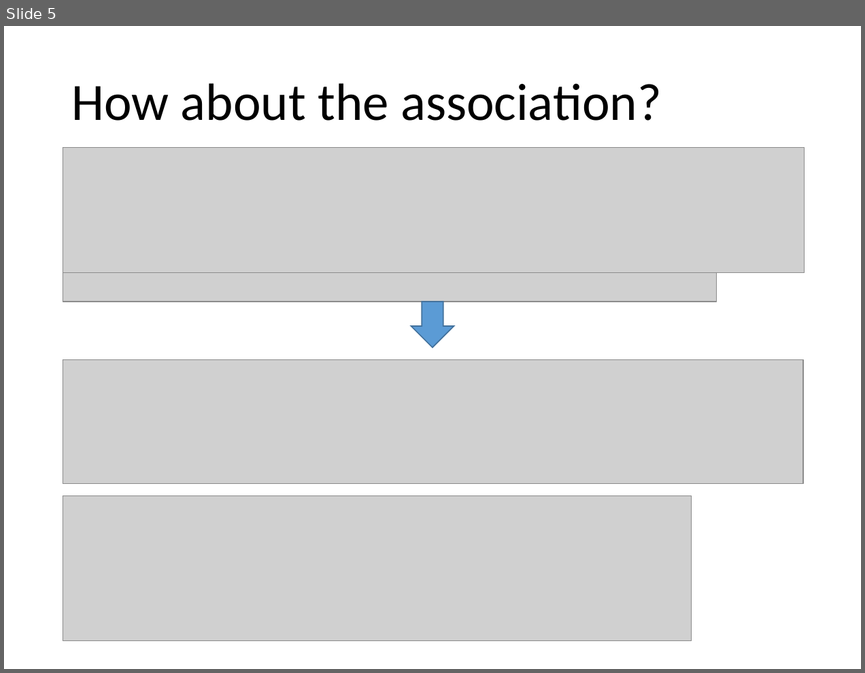
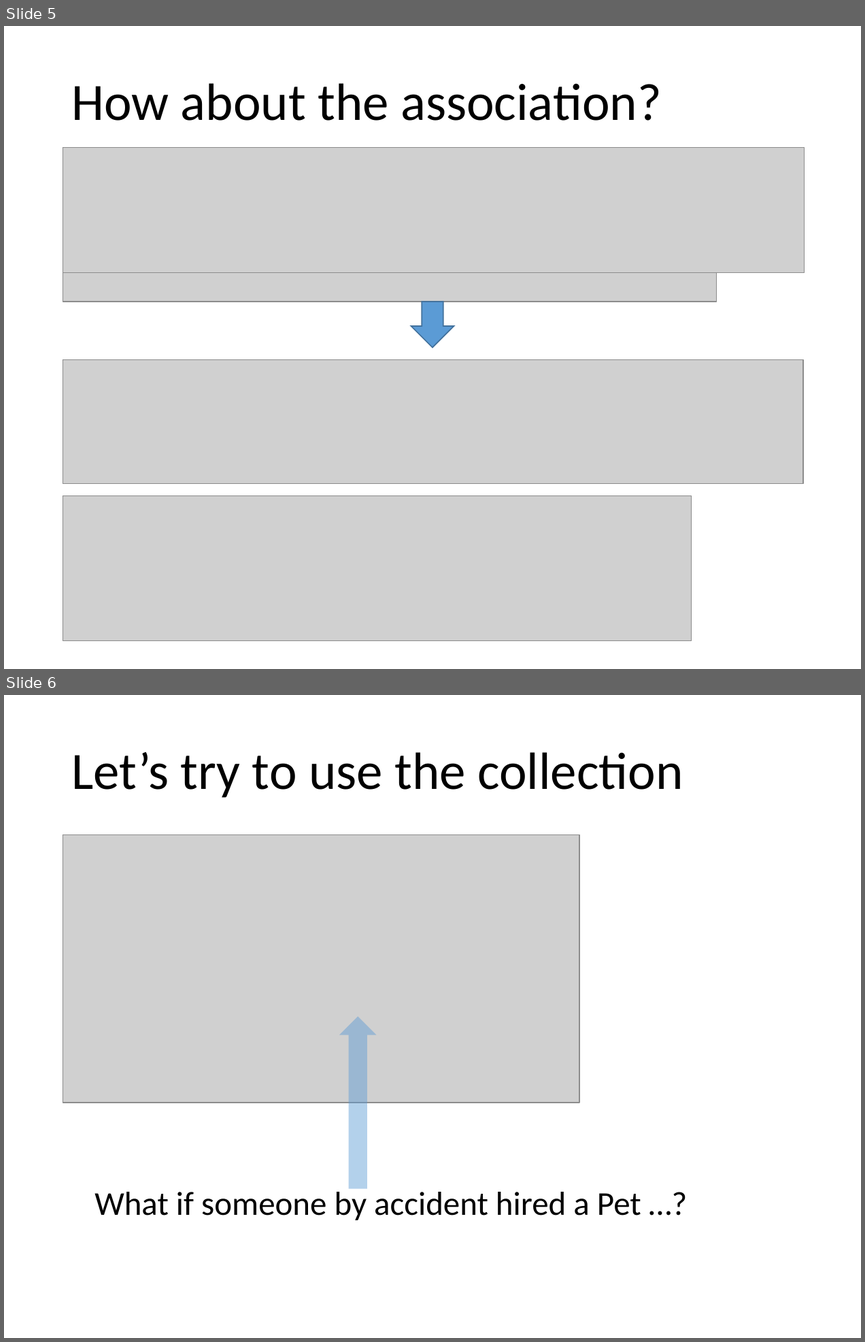
Before and after one commit to eguahlak/java-adv-01, a slide deck: src/main/resources/01 Generics and more.pptx. Shown one above the other, each under a label of ours: slide 5 before the commit, slides 5 and 6 after it. The pictures are 865x673 and 865x1342 pixels, drawn with LibreOffice and Linux fonts; fonts in the diff are those of the drawing; grey boxes stand for pictures. Boxes give left, top, right and bottom in pixels: in the first picture for what was removed or moved away, otherwise in the second. Text is boxed around its words. In the diff, an @@ line names an element or a change of style, - is before the commit and + after.

```diff
--- a/src/main/resources/01 Generics and more.pptx
+++ b/src/main/resources/01 Generics and more.pptx
@@ slide 6 added at <box>4,695,861,1338</box>, background #FFFFFF @@
@@ title added at <box>71,752,683,798</box>, 44 pt, text #000000 @@
+Let’s try to use the collection
@@ picture added at <box>63,834,580,1102</box> @@
@@ up arrow added at <box>339,1016,376,1189</box>, fill #5B9BD5 at 46% opacity @@
@@ text added at <box>94,1187,641,1220</box>, 28 pt, text #000000 @@
+What if someone by accident hired a Pet …?
```
Also in this commit, not shown: 1 other slide added, 2 other files.
